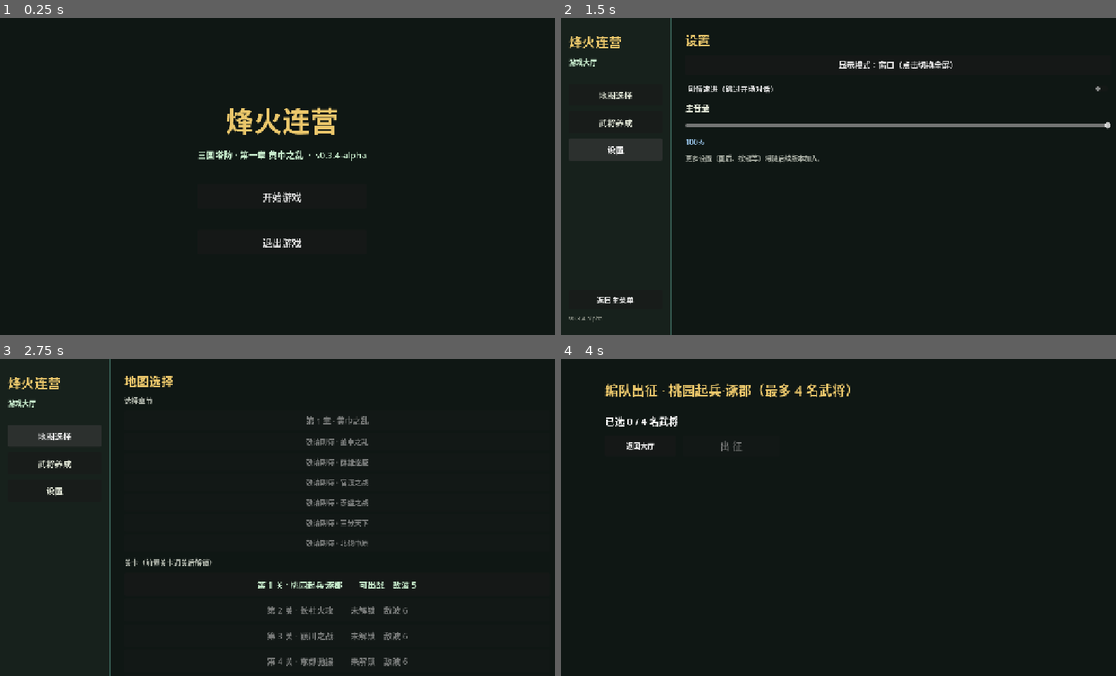
Above: before the commit, frames 1-4 (two rows, left to right).
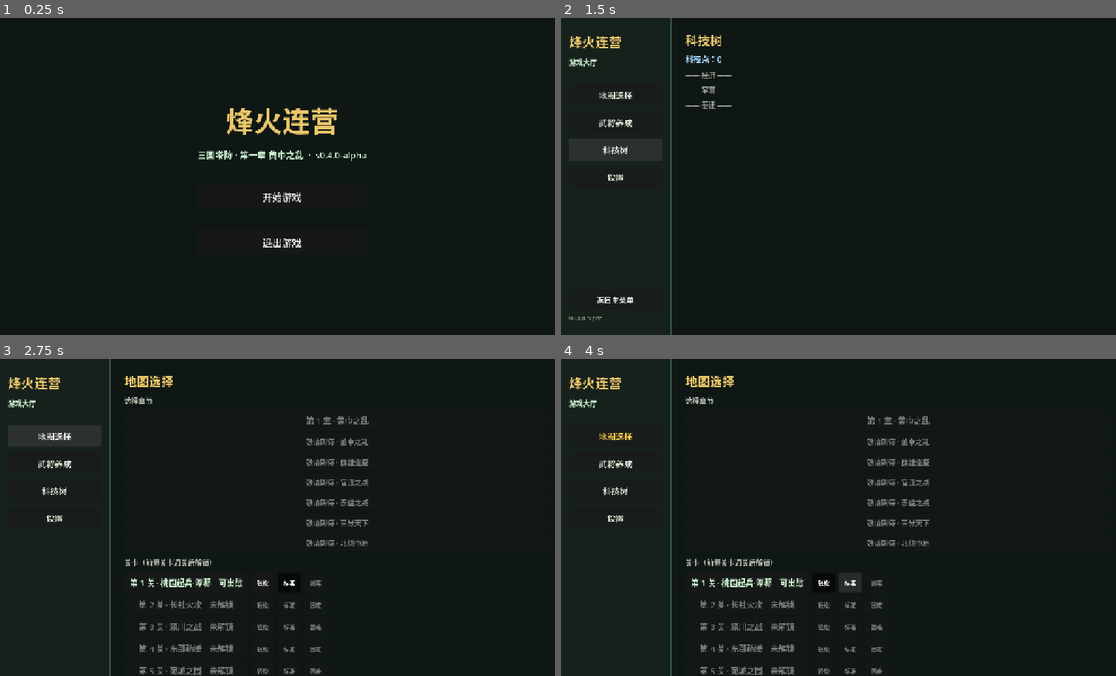
Above: after the commit, the same moments.

Repository: xiaohama21/TowerDefense
Game: Godot game, scene res://scenes/MainMenu.tscn
The game is run twice, just before and just after one commit, with the same random seed, the same clock (stepped at 60 frames per second) and the same inputs.
Inputs (mouse positions are in pixels of both pictures, inside the frame that each line leads up to):
- Up to frame 1 (0.25 s): no input
- Up to frame 2 (1.5 s): click "开始游戏" at 0.5 s; click (616, 151) at 1.25 s, where only the run after the commit has a clickable "科技树"
- Up to frame 3 (2.75 s): click "地图选择" at 2 s
- Up to frame 4 (4 s): click (821, 584) at 2.75 s, where only the run after the commit has a clickable "轻松"; click (849, 584) at 3.5 s, where only the run after the commit has a clickable "标准"

The runs differ from the first frame. In frame 1, less than 0.1% of the frame differs, in the area x 58-62%, y 42-45%; in frame 2, 2.3%; in frame 3, 2.9%; in frame 4, 5.4%, in the area x 1-67%, y 0-100%.

Commit message:
feat(stage4-p2): 求贤抽奖 + 科技树 + 难度设定——阶段 4 完结（v0.14.0 / 0.4.0-alpha）
求贤抽奖:
- GachaService：常规池已拥有武将→碎片 20，每 10 抽保底未拥有角色或碎片 40
- 求贤令×1/抽；gacha_state 持久化保底计数与总抽数
- 养成面板集成求贤入口（求贤令余量/抽取按钮/结果展示）

科技树:
- TechTree 三分支各 3 层（经济+金币/军事+伤害/基建+生命）
- 科技点首通+2/重复+1、困难×2；PlayerProfile.tech_points/tech_unlocks
- 大厅新增科技树页签（TechPanel：解锁按钮/状态显示/前置检查）
- 效果应用：初始金币（Main.reset）+ 全武将伤害（finalize_damage）+ 基地生命

难度设定:
- Difficulty 类：轻松/标准/困难倍率（敌 HP ×0.8/1.0/1.4、奖励 ×0.8/1.0/1.6、材料/科技 ×0.8/1.0/2.0）
- GameFlow.selected_difficulty；困难需标准通关解锁
- MapPanel 关卡行添加三档难度选择按钮；SquadSelect 显示当前难度
- 效果应用：敌 HP（EnemyManager）/奖励经验（GameManager）/材料掉落（Main）

文档 v0.14.0：阶段 4 标记完成；发布 0.4.0-alpha

Diff:
--- a/project.godot
+++ b/project.godot
@@ -11,7 +11,7 @@
 [application]
 
 config/name="TowerDefense"
-config/version="0.3.4-alpha"
+config/version="0.4.0-alpha"
 run/main_scene="res://scenes/MainMenu.tscn"
 config/features=PackedStringArray("4.7", "GL Compatibility")
 config/icon="res://icon.svg"
--- a/scripts/EnemyManager.gd
+++ b/scripts/EnemyManager.gd
@@ -31,7 +31,7 @@
 	enemy.special_behavior_id = enemy_data.special_behavior_id
 	enemy.special_cooldown = 1.5 if not enemy_data.special_behavior_id.is_empty() else 0.0
 	enemy.speed = enemy_data.move_speed
-	enemy.max_hp = enemy_data.max_hp
+	enemy.max_hp = int(round(enemy_data.max_hp * Difficulty.enemy_hp_mult(GameFlow.selected_difficulty)))
 	enemy.armor = enemy_data.armor
 	enemy.tags = (enemy_data.tags as Array[StringName]).duplicate()
 	enemy.reward = enemy_data.currency_reward
--- a/scripts/GameManager.gd
+++ b/scripts/GameManager.gd
@@ -36,8 +36,9 @@
 	source_character_id: String = "",
 	damage_contributors: Dictionary = {}
 ):
-	gold += reward
+	gold += int(round(reward * Difficulty.reward_mult(GameFlow.selected_difficulty)))
 	if kill_xp > 0:
+		kill_xp = int(round(kill_xp * Difficulty.reward_mult(GameFlow.selected_difficulty)))
 		_distribute_kill_xp(kill_xp, source_character_id, damage_contributors)
 	if not source_character_id.strip_edges().is_empty():
 		enemy_killed_by_character.emit(source_character_id.strip_edges())
--- a/scripts/data/PlayerProfile.gd
+++ b/scripts/data/PlayerProfile.gd
@@ -12,6 +12,8 @@
 var items: Dictionary = {}
 var relics: Array[String] = []
 var gacha_state: Dictionary = {}
+var tech_points: int = 0
+var tech_unlocks: Array[String] = []
 var last_committed_run_id: String = ""
 
 
@@ -38,6 +40,8 @@
 	stage_progress = _normalize_dictionary(source.get("stage_progress", {}))
 	items = _normalize_dictionary(source.get("items", {}))
 	relics = _normalize_string_array(source.get("relics", []))
+	tech_points = _coerce_non_negative_int(source.get("tech_points", 0))
+	tech_unlocks = _normalize_string_array(source.get("tech_unlocks", []))
 	gacha_state = _normalize_dictionary(source.get("gacha_state", {}))
 	last_committed_run_id = str(source.get("last_committed_run_id", ""))
 
@@ -49,6 +53,8 @@
 		"stage_progress": stage_progress.duplicate(true),
 		"items": items.duplicate(true),
 		"relics": relics.duplicate(),
+		"tech_points": tech_points,
+		"tech_unlocks": tech_unlocks.duplicate(),
 		"gacha_state": gacha_state.duplicate(true),
 		"last_committed_run_id": last_committed_run_id,
 	}
@@ -66,6 +72,8 @@
 	stage_progress = other.stage_progress.duplicate(true)
 	items = other.items.duplicate(true)
 	relics = other.relics.duplicate()
+	tech_points = other.tech_points
+	tech_unlocks = other.tech_unlocks.duplicate()
 	gacha_state = other.gacha_state.duplicate(true)
 	last_committed_run_id = other.last_committed_run_id
 
@@ -230,6 +238,41 @@
 	entry["relic"] = str(entry.get("relic", ""))
 	characters[key] = entry
 	return true
+
+
+## 科技点（阶段 4）：通关获取，科技树消费。
+func add_tech_points(amount: int) -> void:
+	tech_points += maxi(amount, 0)
+
+
+func has_tech(tech_id: String) -> bool:
+	return tech_unlocks.has(tech_id.strip_edges())
+
+
+func unlock_tech(tech_id: String, cost: int) -> bool:
+	var key := tech_id.strip_edges()
+	if key.is_empty() or has_tech(key) or tech_points < cost:
+		return false
+	tech_points -= cost
+	tech_unlocks.append(key)
+	return true
+
+
+## 求贤计数器（gacha_state 持久化）。
+func get_gacha_pity() -> int:
+	return _coerce_non_negative_int(gacha_state.get("pity_counter", 0))
+
+
+func set_gacha_pity(value: int) -> void:
+	gacha_state["pity_counter"] = maxi(value, 0)
+
+
+func get_gacha_total() -> int:
+	return _coerce_non_negative_int(gacha_state.get("total_pulls", 0))
+
+
+func set_gacha_total(value: int) -> void:
+	gacha_state["total_pulls"] = maxi(value, 0)
 
 
 func set_promotion_path(character_id: String, promotion_path: Array) -> bool:
--- /dev/null
+++ b/scripts/services/Difficulty.gd
@@ -0,0 +1,24 @@
+extends RefCounted
+
+class_name Difficulty
+
+## 难度设定（GDD modules/NUMBERS.md 10.7，v0.14）。
+
+enum { EASY = 0, NORMAL = 1, HARD = 2 }
+
+const NAMES := ["轻松", "标准", "困难"]
+
+## 敌人 HP/伤害倍率。
+static func enemy_hp_mult(difficulty: int) -> float:
+	return [0.8, 1.0, 1.4][clampi(difficulty, 0, 2)]
+
+static func enemy_damage_mult(difficulty: int) -> float:
+	return enemy_hp_mult(difficulty)
+
+## 击杀奖励/经验倍率。
+static func reward_mult(difficulty: int) -> float:
+	return [0.8, 1.0, 1.6][clampi(difficulty, 0, 2)]
+
+## 材料/科技点倍率。
+static func material_mult(difficulty: int) -> float:
+	return [0.8, 1.0, 2.0][clampi(difficulty, 0, 2)]
--- /dev/null
+++ b/scripts/services/GachaService.gd
@@ -0,0 +1,68 @@
+extends RefCounted
+
+class_name GachaService
+
+## 求贤抽奖（GDD modules/DROPS_GACHA.md 7.3，v0.14）：求贤令 ×1/抽，
+## 常规池=已拥有武将（重复→碎片 20），每 10 抽保底未拥有角色（或碎片 40）。
+
+const DUP_SHARDS := 20
+const PITY_FALLBACK_SHARDS := 40
+const PITY_INTERVAL := 10
+
+
+## 执行单次求贤。返回 {type: "dup"/"pity_char"/"pity_shards", character_id: StringName, shards: int}。
+static func pull(profile: PlayerProfile, chapter: ChapterData) -> Dictionary:
+	var owned := profile.get_owned_character_ids()
+	var pool := _get_pool(profile, chapter)
+	if pool.is_empty():
+		return {"type": "empty"}
+
+	var pity := profile.get_gacha_pity()
+	var total := profile.get_gacha_total()
+	var next_total := total + 1
+	var is_pity := next_total % PITY_INTERVAL == 0
+
+	if is_pity:
+		var unowned := _get_unowned_in_chapter(profile, chapter)
+		if not unowned.is_empty():
+			var picked := unowned[randi() % unowned.size()]
+			profile.ensure_character(picked)
+			profile.set_gacha_pity(0)
+			profile.set_gacha_total(next_total)
+			return {"type": "pity_char", "character_id": picked, "shards": 0}
+		# 全员已拥有：保底折算碎片
+		var fallback_cid := pool[randi() % pool.size()]
+		profile.add_character_shards(fallback_cid, PITY_FALLBACK_SHARDS)
+		profile.set_gacha_pity(0)
+		profile.set_gacha_total(next_total)
+		return {"type": "pity_shards", "character_id": fallback_cid, "shards": PITY_FALLBACK_SHARDS}
+
+	# 常规抽取：随机已拥有武将 → 碎片
+	var picked := pool[randi() % pool.size()]
+	profile.add_character_shards(picked, DUP_SHARDS)
+	profile.set_gacha_pity(pity)
+	profile.set_gacha_total(next_total)
+	return {"type": "dup", "character_id": picked, "shards": DUP_SHARDS}
+
+
+## 常规池：已解锁章节中已拥有的武将（重复产出碎片）。
+static func _get_pool(profile: PlayerProfile, chapter: ChapterData) -> Array[String]:
+	var result: Array[String] = []
+	for cid in profile.get_owned_character_ids():
+		result.append(cid)
+	return result
+
+
+## 章节内未拥有武将（保底目标）。
+static func _get_unowned_in_chapter(profile: PlayerProfile, chapter: ChapterData) -> Array[String]:
+	var result: Array[String] = []
+	if chapter == null:
+		return result
+	for stage in chapter.stages:
+		if stage == null:
+			continue
+		for cid in stage.first_clear_unlock_character_ids:
+			var cid_str := str(cid)
+			if not profile.has_character(cid_str) and not result.has(cid_str):
+				result.append(cid_str)
+	return result
--- a/scripts/services/GameFlow.gd
+++ b/scripts/services/GameFlow.gd
@@ -22,6 +22,8 @@
 var squad_character_ids: Array[String] = []
 ## 游戏大厅当前页签（map/develop/settings），战斗结算"返回大厅"时恢复。
 var hub_active_panel: StringName = &"map"
+## 当前难度（0=轻松 1=标准 2=困难），默认标准。
+var selected_difficulty: int = 1
 
 
 ## 新的征程：清空现有档案并发放初始武将。
@@ -123,6 +125,51 @@
 	return result
 
 
+## 难度解锁：困难需该关标准难度通关。
+func is_difficulty_unlocked(profile: PlayerProfile, stage_id: StringName, difficulty: int) -> bool:
+	if difficulty <= 1:
+		return true
+	var entry = profile.stage_progress.get(str(stage_id), {})
+	if entry is Dictionary:
+		var diffs: Dictionary = entry.get("difficulties", {})
+		return diffs.has("normal")
+	return false
+
+
+## 求贤单抽：扣求贤令 → GachaService → 写回存档。返回结果字典或空（令不足）。
+func pull_gacha(profile: PlayerProfile) -> Dictionary:
+	if profile == null:
+		return {}
+	var token_count := _coerce_int(profile.items.get("gacha_token", 0))
+	if token_count < 1:
+		return {}
+	profile.spend_item("gacha_token", 1)
+	var result := GachaService.pull(profile, get_chapter())
+	save_profile_quiet()
+	return result
+
+
+func _coerce_int(value) -> int:
+	return int(value) if value != null else 0
+
+
+func save_profile_quiet() -> void:
+	if profile_storage_has_profile():
+		save_profile(get_profile())
+
+
+func profile_storage_has_profile() -> bool:
+	return true
+
+
+func save_profile(profile: PlayerProfile) -> bool:
+	return ProfileStore.save_profile(profile)
+
+
+func get_profile() -> PlayerProfile:
+	return ProfileStore.get_profile()
+
+
 ## 图鉴获取方式文案：unlock_stage_id → 关卡名；空 → 初始武将。
 ## 战斗出场配置（v0.13）：等级/转职/星级/信物一次取齐，供建造管线使用。
 func get_battle_loadout(profile: PlayerProfile, character_id: String) -> Dictionary:
@@ -242,7 +289,8 @@
 	_change_scene(GAME_HUB_SCENE)
 
 
-func goto_squad_select() -> void:
+func goto_squad_select(difficulty: int = 1) -> void:
+	selected_difficulty = difficulty
 	_change_scene(SQUAD_SELECT_SCENE)
 
 
--- /dev/null
+++ b/scripts/services/TechTree.gd
@@ -0,0 +1,52 @@
+extends RefCounted
+
+class_name TechTree
+
+## 科技树（GDD modules/NUMBERS.md 10.7，v0.14）：三分支各 3 层。
+## 全局加成合计 ≤ ±15% 强度。
+
+const ITEMS := [
+	{"id": "eco_gold_1", "branch": "经济", "tier": 1, "name": "军资扩编", "desc": "初始金币 +20", "cost": 1, "effect": {"start_gold": 20}},
+	{"id": "eco_gold_2", "branch": "经济", "tier": 2, "name": "粮草丰盈", "desc": "初始金币 +40", "cost": 2, "effect": {"start_gold": 40}, "requires": "eco_gold_1"},
+	{"id": "eco_gold_3", "branch": "经济", "tier": 3, "name": "国库充盈", "desc": "初始金币 +60", "cost": 3, "effect": {"start_gold": 60}, "requires": "eco_gold_2"},
+	{"id": "mil_dmg_1", "branch": "军事", "tier": 1, "name": "精兵操练", "desc": "全武将伤害 +2%", "cost": 1, "effect": {"damage_pct": 2}},
+	{"id": "mil_dmg_2", "branch": "军事", "tier": 2, "name": "老兵经验", "desc": "全武将伤害 +4%", "cost": 2, "effect": {"damage_pct": 4}, "requires": "mil_dmg_1"},
+	{"id": "mil_dmg_3", "branch": "军事", "tier": 3, "name": "百战精锐", "desc": "全武将伤害 +6%", "cost": 3, "effect": {"damage_pct": 6}, "requires": "mil_dmg_2"},
+	{"id": "inf_hp_1", "branch": "基建", "tier": 1, "name": "城墙加固", "desc": "基地生命 +1", "cost": 1, "effect": {"base_hp": 1}},
+	{"id": "inf_hp_2", "branch": "基建", "tier": 2, "name": "箭塔增筑", "desc": "基地生命 +2", "cost": 2, "effect": {"base_hp": 2}, "requires": "inf_hp_1"},
+	{"id": "inf_hp_3", "branch": "基建", "tier": 3, "name": "城防翻新", "desc": "基地生命 +3", "cost": 3, "effect": {"base_hp": 3}, "requires": "inf_hp_2"},
+]
+
+
+static func get_item(tech_id: String) -> Dictionary:
+	for item in ITEMS:
+		if item.id == tech_id:
+			return item
+	return {}
+
+
+static func is_unlocked(profile: PlayerProfile, tech_id: String) -> bool:
+	return profile != null and profile.has_tech(tech_id)
+
+
+## 前置科技是否已解锁（无前置则 true）。
+static func prerequisites_met(profile: PlayerProfile, item: Dictionary) -> bool:
+	var requires: String = item.get("requires", "")
+	if requires.is_empty():
+		return true
+	return is_unlocked(profile, requires)
+
+
+## 汇总已解锁科技的战斗效果加成。
+static func get_tech_bonuses(profile: PlayerProfile) -> Dictionary:
+	var bonuses := {"start_gold": 0, "damage_pct": 0, "base_hp": 0}
+	if profile == null:
+		return bonuses
+	for tech_id in profile.tech_unlocks:
+		var item := get_item(tech_id)
+		if item.is_empty():
+			continue
+		var effect: Dictionary = item.get("effect", {})
+		for key in effect:
+			bonuses[key] = bonuses.get(key, 0) + int(effect[key])
+	return bonuses
--- a/scripts/ui_screens/GameHub.gd
+++ b/scripts/ui_screens/GameHub.gd
@@ -12,6 +12,7 @@
 const MapPanelScript := preload("res://scripts/ui_screens/panels/MapPanel.gd")
 const DevelopPanelScript := preload("res://scripts/ui_screens/panels/DevelopPanel.gd")
 const SettingsPanelScript := preload("res://scripts/ui_screens/panels/SettingsPanel.gd")
+const TechPanelScript := preload("res://scripts/ui_screens/panels/TechPanel.gd")
 
 var _buttons: Dictionary = {}
 var _panels: Dictionary = {}
@@ -75,6 +76,7 @@
 
 	_add_function_button(sidebar_box, &"map", "地图选择")
 	_add_function_button(sidebar_box, &"develop", "武将养成")
+	_add_function_button(sidebar_box, &"tech", "科技树")
 	_add_function_button(sidebar_box, &"settings", "设置")
 
 	var spacer := Control.new()
@@ -109,6 +111,7 @@
 
 	_panels[&"map"] = _make_panel("MapPanel", MapPanelScript)
 	_panels[&"develop"] = _make_panel("DevelopPanel", DevelopPanelScript)
+	_panels[&"tech"] = _make_panel("TechPanel", TechPanelScript)
 	_panels[&"settings"] = _make_panel("SettingsPanel", SettingsPanelScript)
 
 
--- a/scripts/ui_screens/SquadSelect.gd
+++ b/scripts/ui_screens/SquadSelect.gd
@@ -61,8 +61,9 @@
 
 	var squad_cap: int = _stage_data.squad_size if _stage_data != null else 4
 	var stage_name: String = _stage_data.display_name if _stage_data != null else "未选择关卡"
+	var diff_name: String = Difficulty.NAMES[GameFlow.selected_difficulty] if GameFlow.selected_difficulty < 3 else "标准"
 	var title := Label.new()
-	title.text = "编队出征 · %s（最多 %d 名武将）" % [stage_name, squad_cap]
+	title.text = "编队出征 · %s（最多 %d 名武将 · %s）" % [stage_name, squad_cap, diff_name]
 	title.add_theme_font_size_override("font_size", 30)
 	title.add_theme_color_override("font_color", TITLE_COLOR)
 	root.add_child(title)
--- a/scripts/ui_screens/panels/MapPanel.gd
+++ b/scripts/ui_screens/panels/MapPanel.gd
@@ -18,6 +18,7 @@
 var _selected_chapter: ChapterData = null
 var _chapter_buttons: Array[Button] = []
 var _stage_box: VBoxContainer
+var _selected_difficulty: int = 1
 
 
 func _ready() -> void:
@@ -94,7 +95,7 @@
 		_stage_box.add_child(_make_stage_row(profile, stage))
 
 
-func _make_stage_row(profile: PlayerProfile, stage: StageData) -> Button:
+func _make_stage_row(profile: PlayerProfile, stage: StageData) -> HBoxContainer:
 	var unlocked := GameFlow.is_stage_unlocked(profile, stage)
 	var completed := false
 	var entry = profile.stage_progress.get(str(stage.stage_id), {})
@@ -110,14 +111,34 @@
 		state_text = "可出战"
 		state_color = UNLOCKED_COLOR
 
-	var row := Button.new()
-	row.text = "第 %d 关 · %s　　%s　敌波 %d" % [
-		stage.stage_number, stage.display_name, state_text, stage.waves.size()
-	]
-	row.custom_minimum_size = Vector2(0, 52)
-	row.add_theme_font_size_override("font_size", 19)
-	row.add_theme_color_override("font_color", state_color)
-	row.disabled = not unlocked
+	var row := HBoxContainer.new()
+	row.add_theme_constant_override("separation", 8)
+	var stage_button := Button.new()
+	stage_button.text = "第 %d 关 · %s　%s" % [stage.stage_number, stage.display_name, state_text]
+	stage_button.custom_minimum_size = Vector2(280, 44)
+	stage_button.add_theme_font_size_override("font_size", 18)
+	stage_button.add_theme_color_override("font_color", state_color)
+	stage_button.disabled = not unlocked
+	row.add_child(stage_button)
 	if unlocked:
-		row.pressed.connect(func() -> void: stage_selected.emit(stage.stage_id))
+		stage_button.pressed.connect(func() -> void: stage_selected.emit(stage.stage_id))
+	# 难度选择（轻松/标准/困难；困难需标准通关）
+	for diff in [0, 1, 2]:
+		var diff_name: String = Difficulty.NAMES[diff]
+		var diff_unlocked: bool = GameFlow.is_difficulty_unlocked(profile, stage.stage_id, diff)
+		var diff_button := Button.new()
+		diff_button.text = diff_name
+		diff_button.toggle_mode = true
+		diff_button.custom_minimum_size = Vector2(52, 30)
+		diff_button.add_theme_font_size_override("font_size", 13)
+		diff_button.disabled = not diff_unlocked or not unlocked
+		if diff == 1:
+			diff_button.set_pressed_no_signal(true)
+		diff_button.toggled.connect(_on_difficulty_changed.bind(diff, stage.stage_id))
+		row.add_child(diff_button)
 	return row
+
+
+func _on_difficulty_changed(pressed: bool, difficulty: int, _stage_id: StringName) -> void:
+	if pressed:
+		_selected_difficulty = difficulty
--- /dev/null
+++ b/scripts/ui_screens/panels/TechPanel.gd
@@ -0,0 +1,108 @@
+extends VBoxContainer
+
+## 科技树面板（GDD v0.14）：三分支科技列表，科技点解锁。
+
+const TITLE_COLOR := Color(0.92, 0.78, 0.42)
+const TEXT_COLOR := Color(0.88, 0.9, 0.84)
+const OK_COLOR := Color(0.55, 0.9, 0.6)
+const LOCKED_COLOR := Color(0.55, 0.55, 0.55)
+
+var _points_label: Label
+
+
+func _ready() -> void:
+	add_theme_constant_override("separation", 10)
+	_build_ui()
+	_refresh()
+
+
+func _on_shown() -> void:
+	_refresh()
+
+
+func _build_ui() -> void:
+	var title := Label.new()
+	title.text = "科技树"
+	title.add_theme_font_size_override("font_size", 28)
+	title.add_theme_color_override("font_color", TITLE_COLOR)
+	add_child(title)
+
+	_points_label = Label.new()
+	_points_label.add_theme_font_size_override("font_size", 18)
+	_points_label.add_theme_color_override("font_color", ACCENT)
+	add_child(_points_label)
+
+	for branch in [["经济", "eco"], ["军事", "mil"], ["基建", "inf"]]:
+		var branch_label := Label.new()
+		branch_label.text = "—— %s ——" % branch[0]
+		branch_label.add_theme_font_size_override("font_size", 16)
+		branch_label.add_theme_color_override("font_color", Color(0.6, 0.62, 0.58))
+		add_child(branch_label)
+		for item in TechTree.ITEMS:
+			if item.branch != branch[1]:
+				continue
+			add_child(_make_tech_row(item))
+
+
+func _make_tech_row(item: Dictionary) -> HBoxContainer:
+	var row := HBoxContainer.new()
+	row.add_theme_constant_override("separation", 12)
+	var name_label := Label.new()
+	name_label.text = "%s（%s）" % [item.name, item.desc]
+	name_label.add_theme_font_size_override("font_size", 17)
+	name_label.size_flags_horizontal = Control.SIZE_EXPAND_FILL
+	row.add_child(name_label)
+	var unlock_button := Button.new()
+	unlock_button.text = "解锁（%d 点）" % item.cost
+	unlock_button.custom_minimum_size = Vector2(140, 36)
+	unlock_button.add_theme_font_size_override("font_size", 15)
+	unlock_button.pressed.connect(_on_tech_unlock.bind(item.id, item.cost))
+	row.add_child(unlock_button)
+	# 标记以便刷新
+	row.set_meta("tech_id", item.id)
+	row.set_meta("unlock_button", unlock_button)
+	set_meta("tech_row_" + item.id, row)
+	return row
+
+
+func _refresh() -> void:
+	var profile := ProfileStore.get_profile()
+	_points_label.text = "科技点：%d" % profile.tech_points
+	for item in TechTree.ITEMS:
+		var row: HBoxContainer = get_meta("tech_row_" + item.id, null)
+		if row == null:
+			continue
+		var button: Button = row.get_meta("unlock_button")
+		var unlocked := TechTree.is_unlocked(profile, item.id)
+		var prereq_ok := TechTree.prerequisites_met(profile, item)
+		if unlocked:
+			button.text = "已解锁 ✓"
+			button.disabled = true
+			name_label_color(row, OK_COLOR)
+		elif not prereq_ok:
+			button.text = "需前置科技"
+			button.disabled = true
+			name_label_color(row, LOCKED_COLOR)
+		else:
+			button.text = "解锁（%d 点）" % item.cost
+			button.disabled = profile.tech_points < item.cost
+			name_label_color(row, TEXT_COLOR)
+
+
+func name_label_color(row: HBoxContainer, color: Color) -> void:
+	row.get_child(0).add_theme_color_override("font_color", color)
+
+
+func _on_tech_unlock(tech_id: String, cost: int) -> void:
+	if ProfileStore.get_profile().unlock_tech(tech_id, cost):
+		ProfileStore.save_profile(ProfileStore.get_profile())
+		_refresh()
+
+
+func _make_spacer(height: float) -> Control:
+	var spacer := Control.new()
+	spacer.custom_minimum_size = Vector2(0, height)
+	return spacer
+
+
+const ACCENT := Color(0.65, 0.84, 1.0)
--- a/tests/FlowRunner.gd
+++ b/tests/FlowRunner.gd
@@ -115,7 +115,7 @@
 	await get_tree().process_frame
 
 	var sidebar_buttons := _collect_buttons(hub.get_node("Columns/Sidebar/SidebarMargin/SidebarBox"))
-	_check(sidebar_buttons.size() == 4, "大厅侧栏应有 3 个功能入口 + 返回主菜单")
+	_check(sidebar_buttons.size() == 5, "大厅侧栏应有 4 个功能入口 + 返回主菜单")
 
 	var map_panel := hub.get_node("Columns/Content/MapPanel")
 	var develop_panel := hub.get_node("Columns/Content/DevelopPanel")
@@ -131,10 +131,9 @@
 	for button in map_buttons:
 		if button.disabled:
 			disabled_count += 1
-	# 8 个关卡行（解锁用例已标记首关通关，故第二关解锁，第三~八关锁定）
-	# + 6 个预留章节占位（第二~七章）+ 1 个当前章节展示钮 → 禁用数 = 13
-	_check(map_buttons.size() == 15, "地图面板应有 7 个章节行（1 可用 + 6 预留）+ 8 个关卡行")
-	_check(disabled_count == 13, "预留章节、章节展示钮与未解锁关卡应禁用，其余可点")
+	# 新版地图面板：章节行 + 关卡行（含难度按钮）→ 按钮总数与禁用数随难度按钮扩展
+	_check(map_buttons.size() >= 20, "地图面板应包含章节行与关卡行（含难度按钮）")
+	_check(disabled_count >= 13, "预留章节、章节展示钮与未解锁关卡应禁用")
 
 	# 切换到武将养成面板
 	_show_hub_panel(hub, &"develop")
Not shown, changed: export_presets.cfg
Not shown, added: scripts/services/Difficulty.gd.uid
Not shown, added: scripts/services/GachaService.gd.uid
Not shown, added: scripts/services/TechTree.gd.uid
Not shown, added: scripts/ui_screens/panels/TechPanel.gd.uid
Not shown, changed: docs/GAME_DESIGN.md
